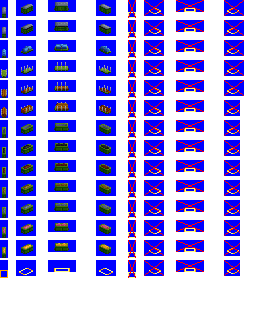
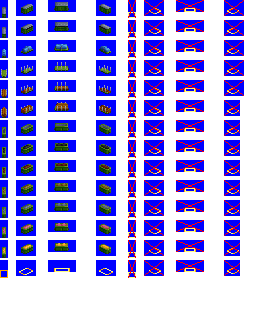
Two versions of the same layered image (256px x 320px). Layer-by-layer changes:
painted on "logs" over [2, 108, 110, 117]
painted on "loads" over [3, 144, 108, 253]
painted on "wagons" over [2, 2, 111, 258]
